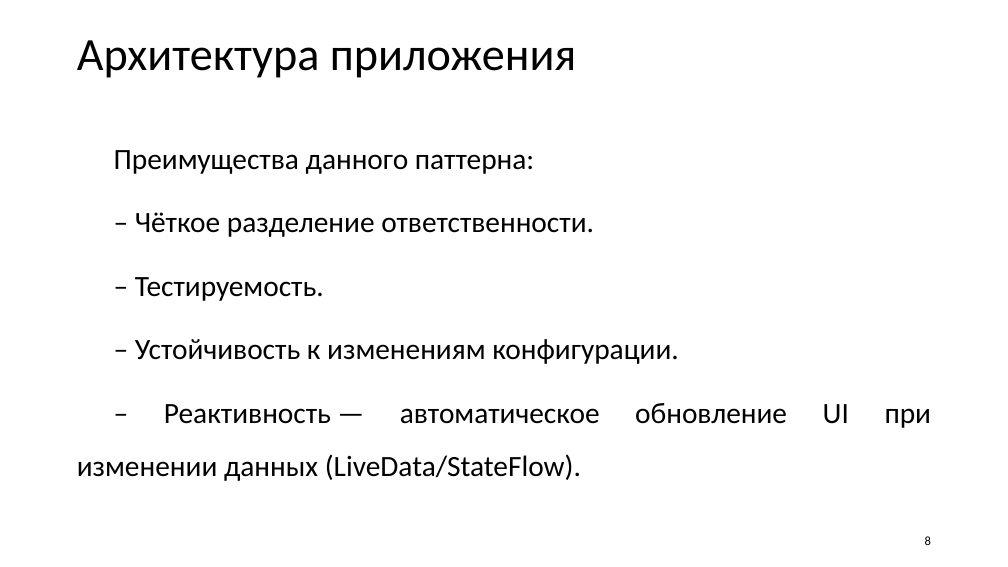
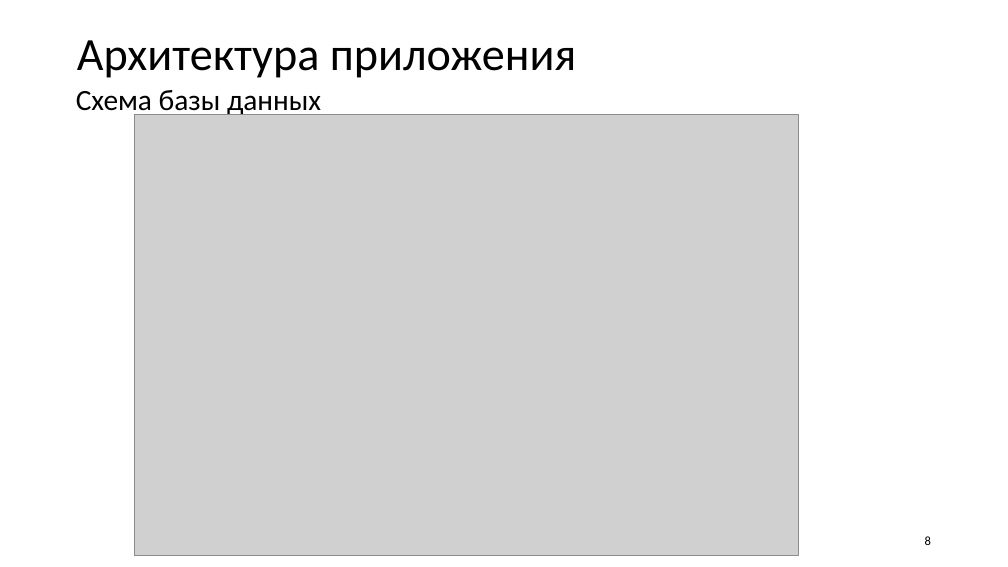
Before and after one commit to Hytakoe/ServiceWorkerApp, a slide deck: slide 8 of Селютин_Р_В_приложение_работника_автосервиса.pptx. Drawn at 1008x567 pixels with LibreOffice and Linux fonts; fonts in the diff are those of the drawing; grey boxes stand for pictures. Boxes give left, top, right and bottom in pixels: in the first picture for what was removed or moved away, otherwise in the second. Text is boxed around its words. In the diff, an @@ line names an element or a change of style, - is before the commit and + after.

```diff
--- a/Селютин_Р_В_приложение_работника_автосервиса.pptx
+++ b/Селютин_Р_В_приложение_работника_автосервиса.pptx
@@ text at bbox=[76, 90, 321, 118]: text changed @@
-Преимущества данного паттерна:
-– Чёткое разделение ответственности.
-– Тестируемость.
-– Устойчивость к изменениям конфигурации.
-– Реактивность — автоматическое обновление UI при изменении данных (LiveData/StateFlow).
+Схема базы данных
@@ picture added at bbox=[134, 115, 798, 556] @@
```
Also in this commit, not shown: 3 other slides changed, 2 slides added, 1 slide removed.
